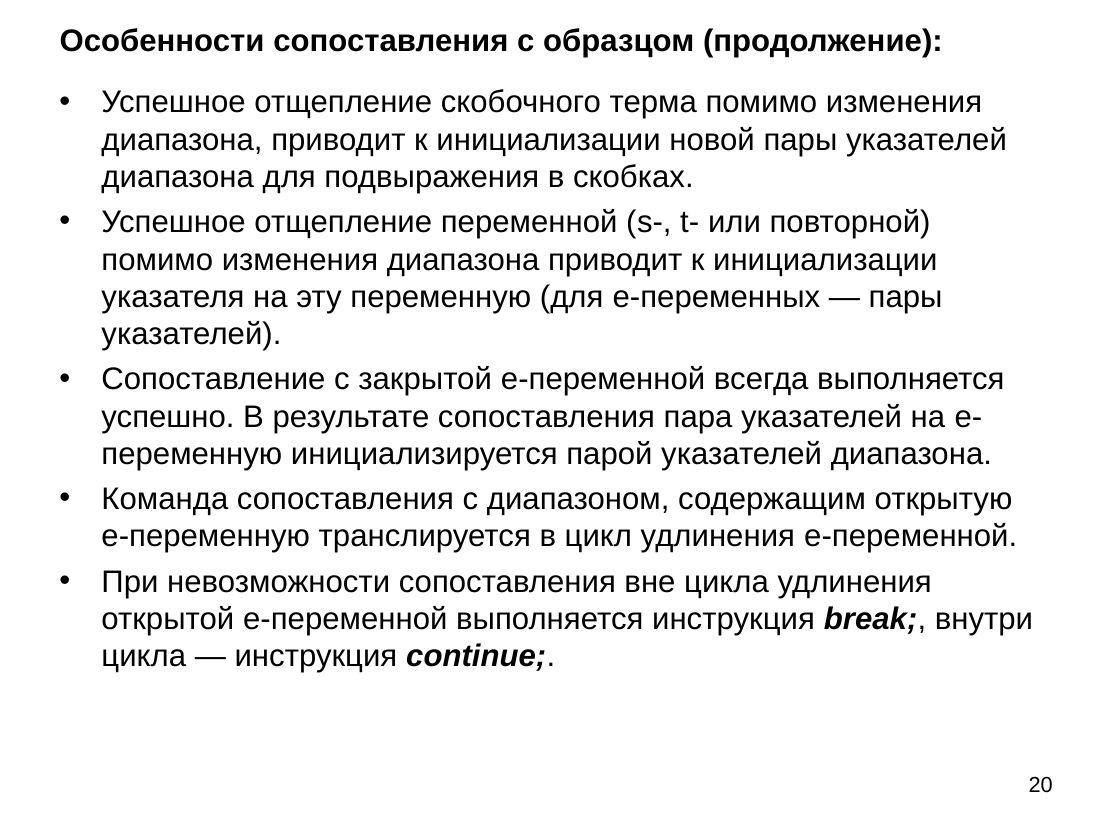
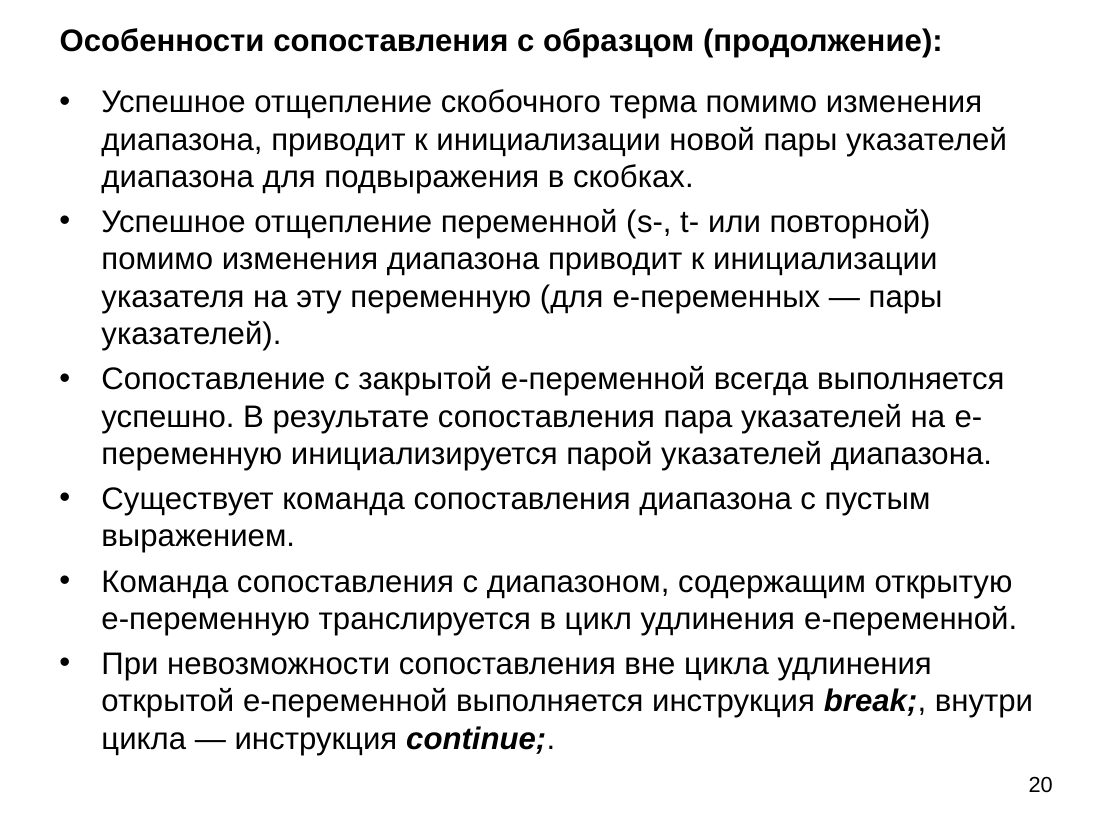
Before and after one commit to bmstu-iu9/refal-5-lambda, a slide deck: slide 20 of doc/Компилятор Простого Рефала.ppt. Drawn at 1120x840 pixels with LibreOffice and Linux fonts; fonts in the diff are those of the drawing. Boxes give left, top, right and bottom in pixels: in the first picture for what was removed or moved away, otherwise in the second. Text is boxed around its words. In the diff, an @@ line names an element or a change of style, - is before the commit and + after.

```diff
--- a/doc/Компилятор Простого Рефала.ppt
+++ b/doc/Компилятор Простого Рефала.ppt
@@ text at box(101, 487, 931, 553): paragraph added @@
+• Существует команда сопоставления диапазона с пустым выражением.
```
Also in this commit, not shown: 2 other files.
